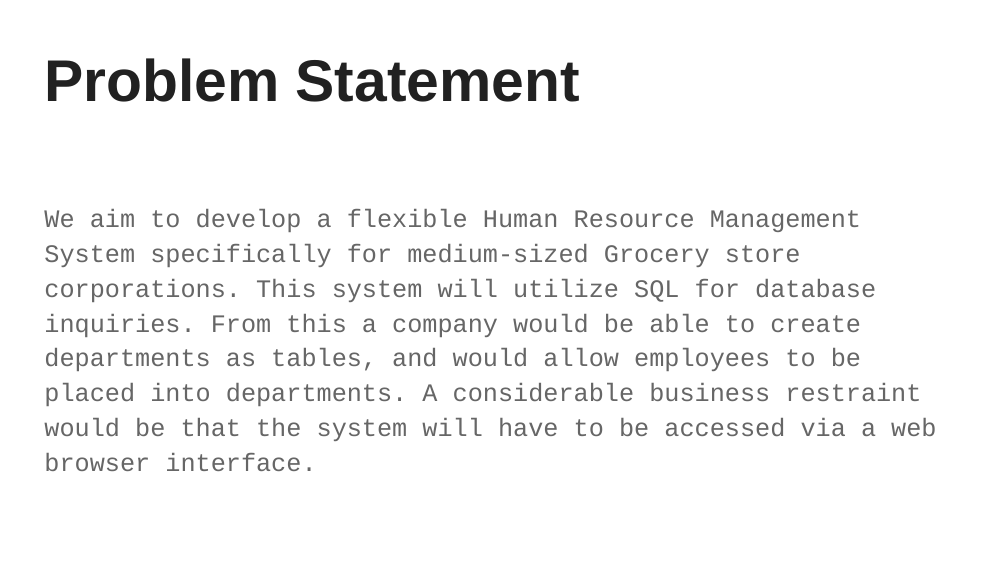
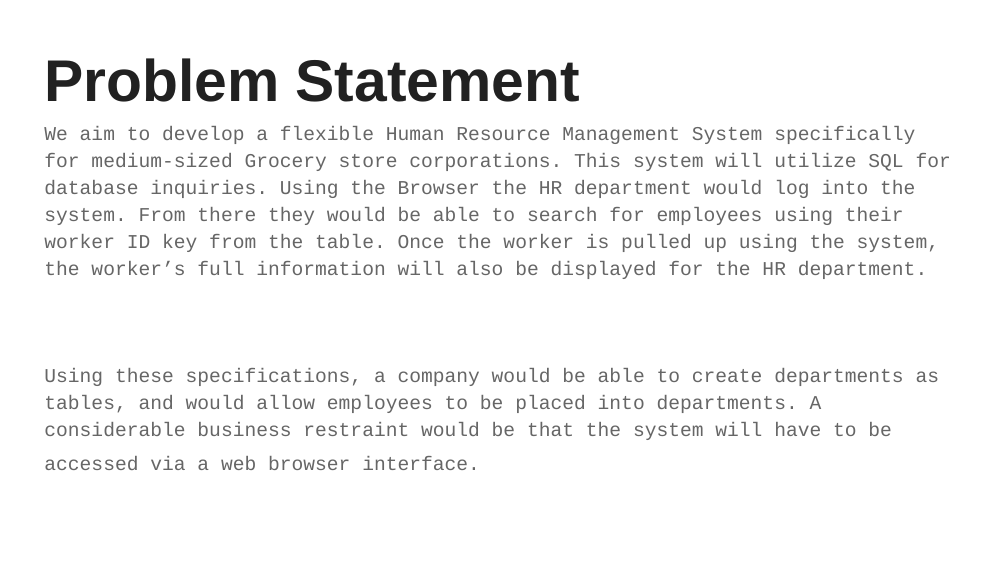
Before and after one commit to oromeo10/SuperUsers, a slide deck: slide 2 of 05 Team/ER Presentation/Team Presentation .pptx. Drawn at 1008x567 pixels with LibreOffice and Linux fonts; fonts in the diff are those of the drawing. Boxes give left, top, right and bottom in pixels: in the first picture for what was removed or moved away, otherwise in the second. Text is boxed around its words. In the diff, an @@ line names an element or a change of style, - is before the commit and + after.

```diff
--- a/05 Team/ER Presentation/Team Presentation .pptx
+++ b/05 Team/ER Presentation/Team Presentation .pptx
@@ text at (44, 127, 951, 470): text changed; size 18 to 14 pt @@
-We aim to develop a flexible Human Resource Management System specifically for medium-sized Grocery store corporations. This system will utilize SQL for database inquiries. From this a company would be able to create departments as tables, and would allow employees to be placed into departments. A considerable business restraint would be that the system will have to be accessed via a web browser interface.
+We aim to develop a flexible Human Resource Management System specifically for medium-sized Grocery store corporations. This system will utilize SQL for database inquiries. Using the Browser the HR department would log into the system. From there they would be able to search for employees using their worker ID key from the table. Once the worker is pulled up using the system, the worker’s full information will also be displayed for the HR department.
+Using these specifications, a company would be able to create departments as tables, and would allow employees to be placed into departments. A considerable business restraint would be that the system will have to be accessed via a web browser interface.
```
Also in this commit, not shown: 6 other slides changed, 4 slides added, 1 slide removed, 2 other files.
